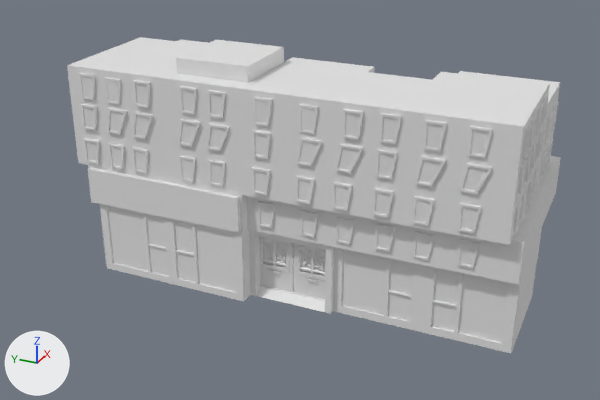
Two versions of the FBX model Assets/3D/Mesh/Batiments/Joliette/Bat_Joliette_5.fbx, one commit apart.
Before and after are seen from a 50 mm lens placed at (-40.1, -15.4, 21.6), pointed at (-5.8, 0.0, 4.4). Lighting does not change. The marker at lower left points along +X, +Y and +Z.

Objects in the first picture: 'Bat_Joliette_5'.
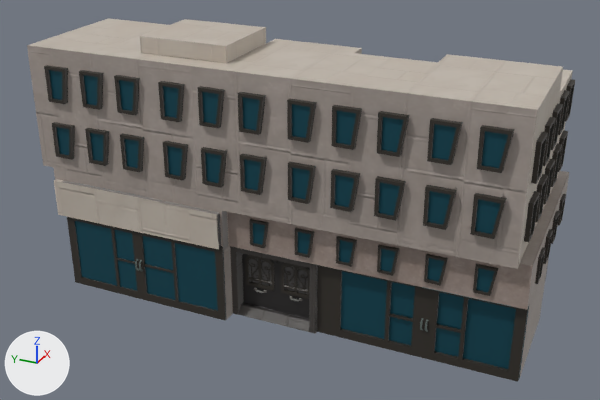
Pixel boxes [x1, y1, x2, y2] of what changed, in the pictures (600 x 400 px):
'Bat_Joliette_5', surface changed, reshaped (11% wider, 15% taller): before [67, 37, 561, 353]; after [27, 18, 575, 382]
part 1 of me_cube_020, rebuilt (11% wider, 15% taller): before [67, 37, 561, 352]; after [27, 18, 573, 379]
part 2 of me_cube_020, deleted: before [79, 73, 559, 353]
part 3 of me_cube_020, built on: before [100, 204, 245, 301]; after [44, 65, 575, 382]

What changed in the scene script:
```text
Add img_t_bat_joliette_5_metallicsmoothness_png:
    img_t_bat_joliette_5_metallicsmoothness_png = load_image('T_Bat_Joliette_5_MetallicSmoothness.png', '../../../Texture/Batiments/Joliette/T_Bat_Joliette_5_MetallicSmoothness.png', 1024, 1024, 'Non-Color')
Add img_t_bat_joliette_5_normal_png:
    img_t_bat_joliette_5_normal_png = load_image('T_Bat_Joliette_5_Normal.png', '../../../Texture/Batiments/Joliette/T_Bat_Joliette_5_Normal.png', 1024, 1024, 'Non-Color')
Add img_t_bat_joliette_5_albedotransparency_png:
    img_t_bat_joliette_5_albedotransparency_png = load_image('T_Bat_Joliette_5_AlbedoTransparency.png', '../../../Texture/Batiments/Joliette/T_Bat_Joliette_5_AlbedoTransparency.png', 1024, 1024, 'sRGB')
Change mat_bat_joliette_5:
    add n2 = _N.new('ShaderNodeTexImage'); n2.name = 'Image Texture'
    add n2.image = img_t_bat_joliette_5_albedotransparency_png
    add n3 = _N.new('ShaderNodeTexImage'); n3.name = 'Image Texture.001'
    add n3.image = img_t_bat_joliette_5_metallicsmoothness_png
    add n4 = _N.new('ShaderNodeTexImage'); n4.name = 'Image Texture.002'
    add n4.image = img_t_bat_joliette_5_normal_png
    add n5 = _N.new('ShaderNodeNormalMap'); n5.name = 'Normal Map'
    where n0 = _N.new('ShaderNodeBsdfPrincipled'); n0.name = 'Principled BSDF'
    add _L.new(n2.outputs[0], n0.inputs[0])  # 'Color' to 'Base Color'
    add _L.new(n3.outputs[0], n0.inputs[1])  # 'Color' to 'Metallic'
    add _L.new(n4.outputs[0], n5.inputs[1])  # 'Color' to 'Color'
    add _L.new(n5.outputs[0], n0.inputs[5])  # 'Normal' to 'Normal'
Change me_cube_020:
    used by ob_bat_joliette_5; location = (0.0, 0.0, 0.0)
    remove me_cube_020.from_pydata(...)  # 7982 vertices, 5941 faces; spans x -9.3..1.9, y -11.3..11.0, z 0.0..11.6
    add me_cube_020.from_pydata(...)  # 3926 vertices, 3167 faces; spans x -11.1..0.1, y -12.2..11.6, z 0.0..12.9
    me_cube_020 part 1: the loose piece of 305 vertices spanning x -9.3..1.9, y -11.3..10.8, z 0.0..11.6 is rebuilt with 289 vertices and now spans x -11.1..0.1, y -12.0..11.4, z 0.0..12.9
    me_cube_020 part 2: 274 loose pieces with 6499 vertices, spanning x -9.2..1.5, y -11.3..11.0, z 0.0..10.7, are deleted
    me_cube_020 part 3: 11 vertices moved within x -8.5..-5.4, y 9.5..10.8, z 0.3..6.0; 959 vertices removed from x -9.1..-3.4, y 1.6..10.9, z 0.0..7.2; 3418 vertices added at x -11.1..0.0, y -12.2..11.6, z 0.0..11.5
```
